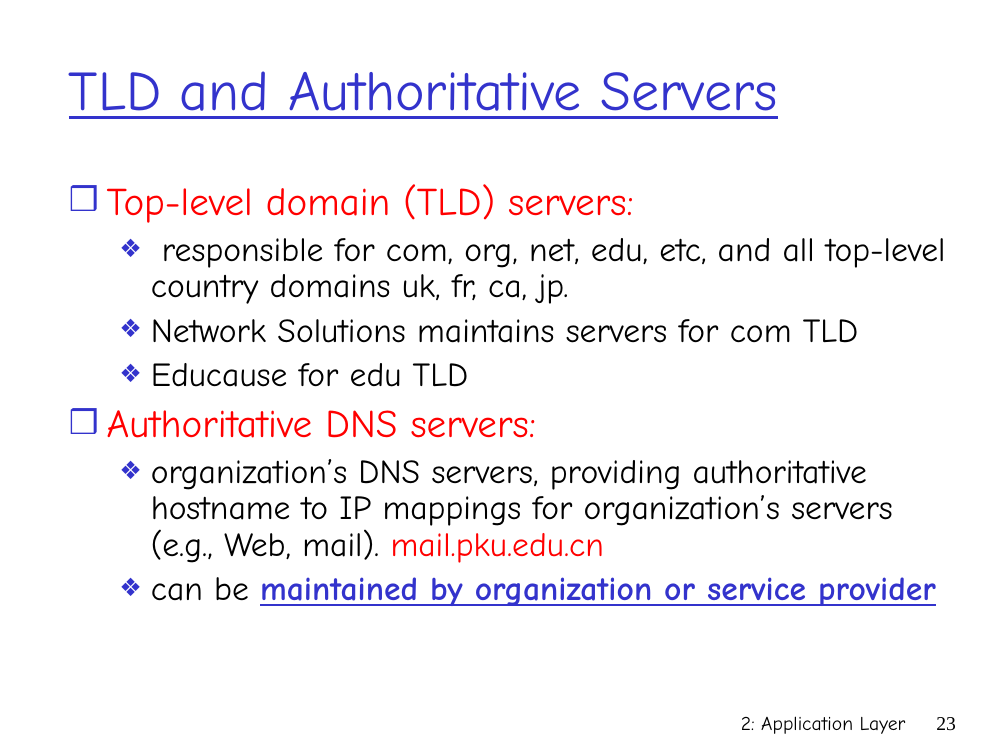
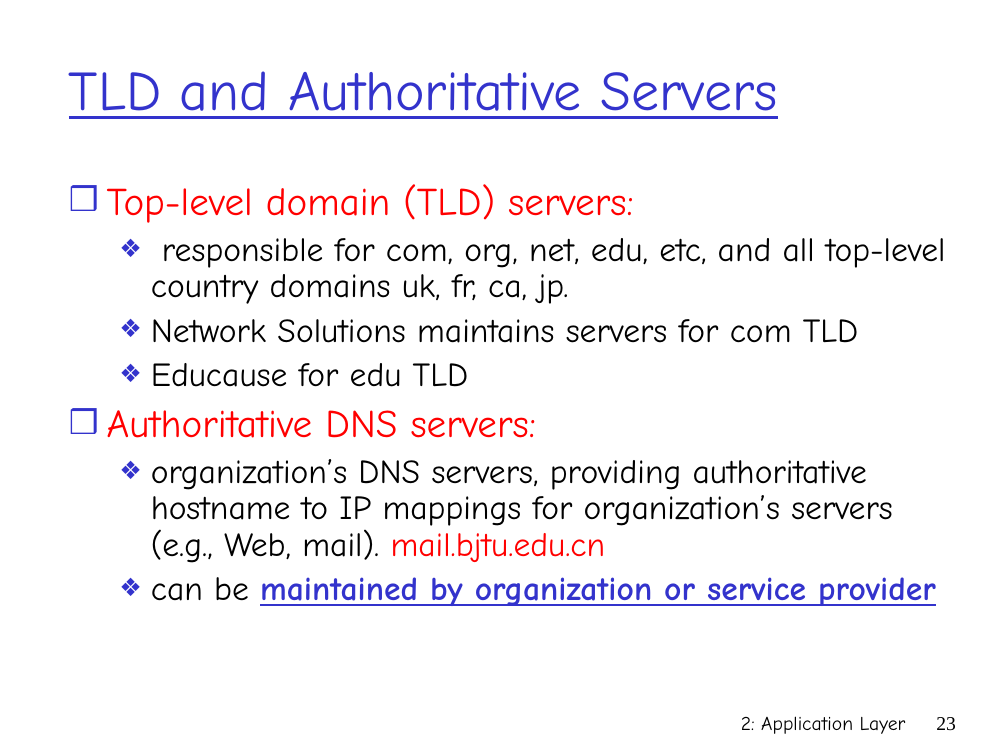
Before and after one commit to tomMoulard/PersonalSite, a slide deck: slide 23 of Main/assignment/network/Lecture_5_Ch02_Application_2.ppt. Drawn at 1008x756 pixels with LibreOffice and Linux fonts; fonts in the diff are those of the drawing. Boxes give left, top, right and bottom in pixels: in the first picture for what was removed or moved away, otherwise in the second. Text is boxed around its words. In the diff, an @@ line names an element or a change of style, - is before the commit and + after.

Commit message:
adding last lectures

```diff
--- a/Main/assignment/network/Lecture_5_Ch02_Application_2.ppt
+++ b/Main/assignment/network/Lecture_5_Ch02_Application_2.ppt
@@ text at bbox=[151, 459, 893, 563]: text changed @@
-  ❖ organization’s DNS servers, providing authoritative hostname to IP mappings for organization’s servers (e.g., Web, mail). mail.pku.edu.cn
+  ❖ organization’s DNS servers, providing authoritative hostname to IP mappings for organization’s servers (e.g., Web, mail). mail.bjtu.edu.cn
```
Also in this commit, not shown: 3 other slides changed, 2 slides removed, 1 other file.
